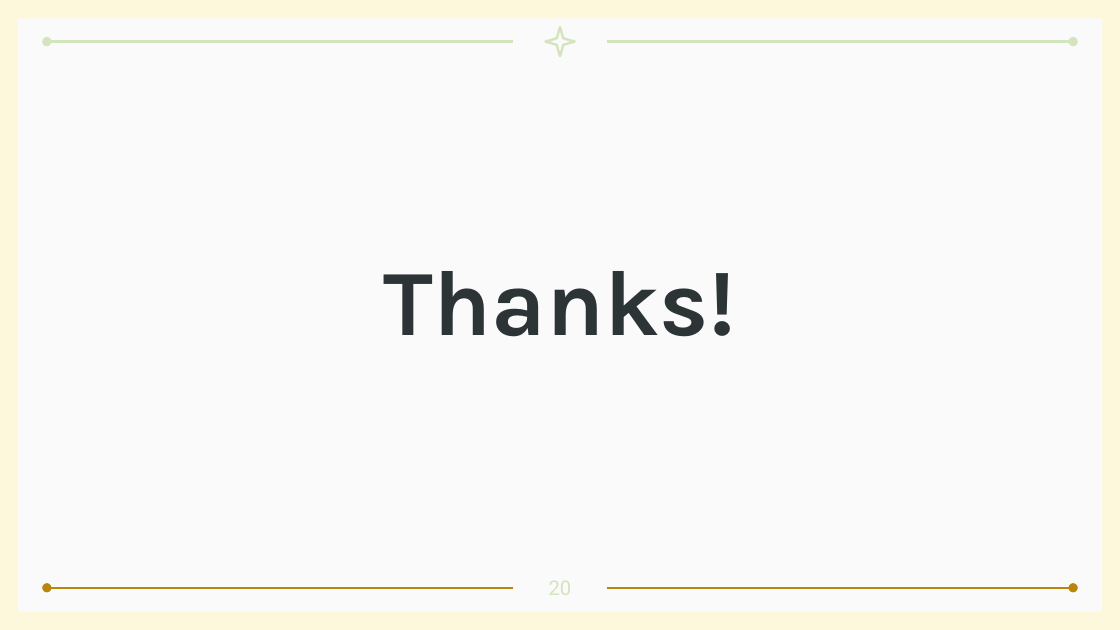
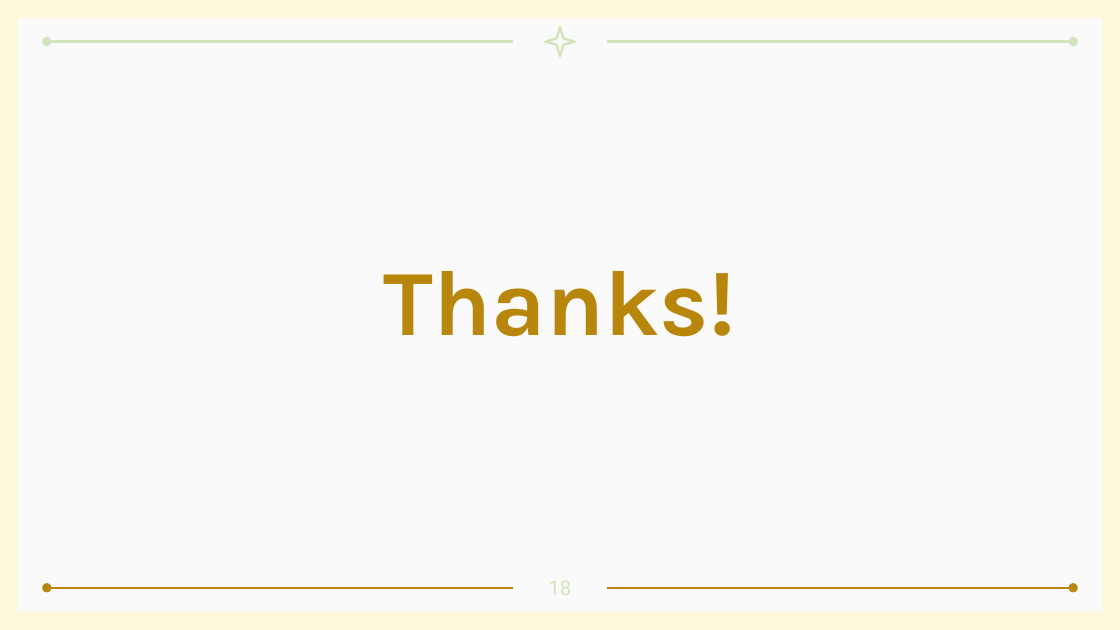
Before and after one commit to antoninast/deckster, a slide deck: slide 18 of resources/Project Presentation.pptx (slide 20 before the commit). Drawn at 1120x630 pixels with LibreOffice and Linux fonts; fonts in the diff are those of the drawing. Boxes give left, top, right and bottom in pixels: in the first picture for what was removed or moved away, otherwise in the second. Text is boxed around its words. In the diff, an @@ line names an element or a change of style, - is before the commit and + after.

```diff
--- a/resources/Project Presentation.pptx
+++ b/resources/Project Presentation.pptx
@@ title "Thanks!" at box(384, 271, 736, 337): text colour #2D3436 to #B8860B @@
```
Also in this commit, not shown: 5 other slides changed, 6 slides added, 19 slides removed, 1 other file.
